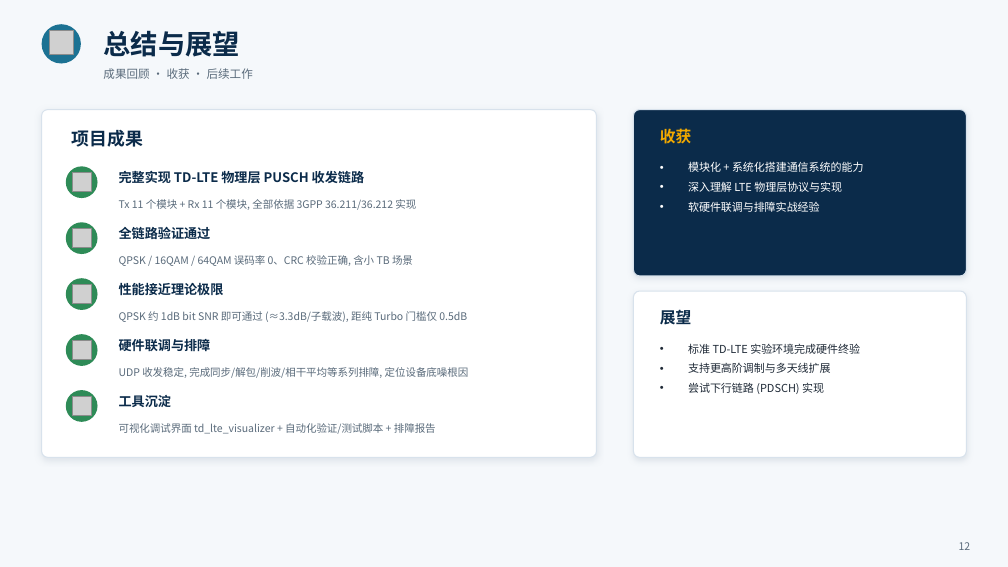
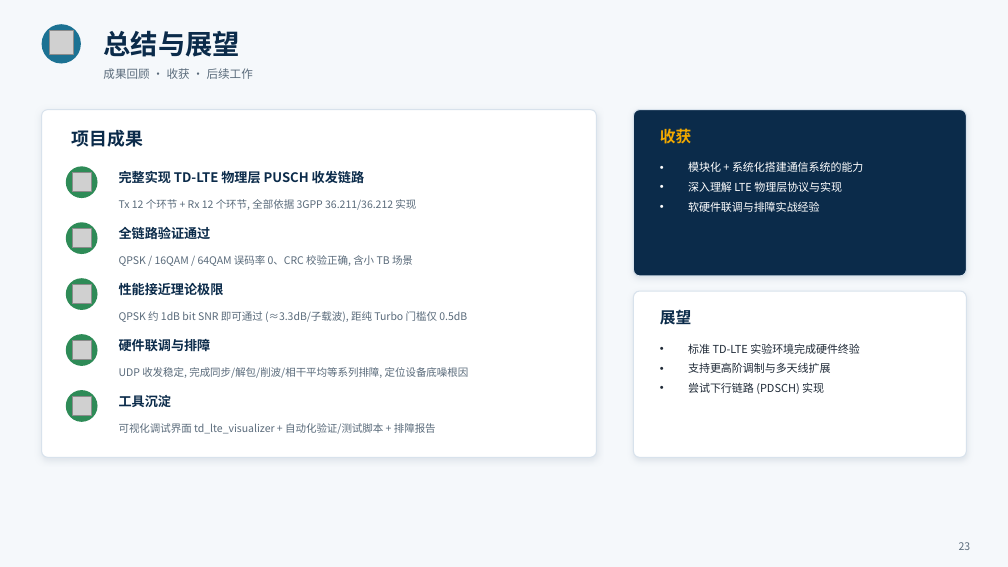
Before and after one commit to Amaratianqaq/TDLTE, a slide deck: slide 23 of TD-LTE物理层协议通信系统设计_验收汇报.pptx (slide 12 before the commit). Drawn at 1008x567 pixels with LibreOffice and Linux fonts; fonts in the diff are those of the drawing; grey boxes stand for pictures. Boxes give left, top, right and bottom in pixels: in the first picture for what was removed or moved away, otherwise in the second. Text is boxed around its words. In the diff, an @@ line names an element or a change of style, - is before the commit and + after.

Commit message:
update

```diff
--- a/TD-LTE物理层协议通信系统设计_验收汇报.pptx
+++ b/TD-LTE物理层协议通信系统设计_验收汇报.pptx
@@ text at (119,199,416,210): text changed @@
-Tx 11 个模块 + Rx 11 个模块, 全部依据 3GPP 36.211/36.212 实现
+Tx 12 个环节 + Rx 12 个环节, 全部依据 3GPP 36.211/36.212 实现
@@ text at (959,542,971,550): text changed @@
-12
+23
```
Also in this commit, not shown: 6 other slides changed, 13 slides added, 2 slides removed.
